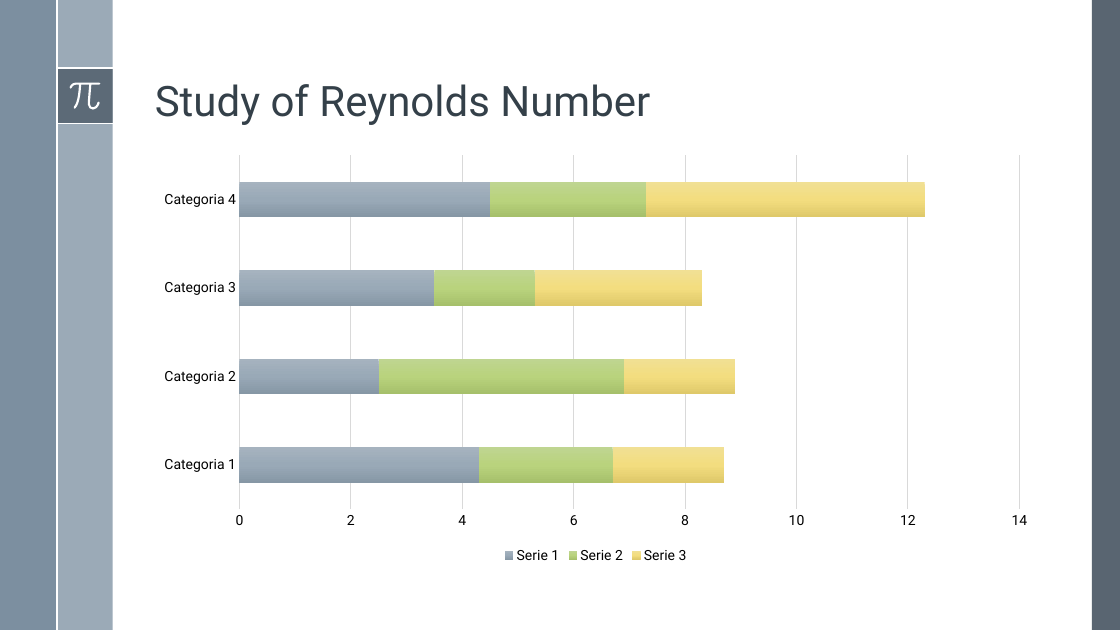
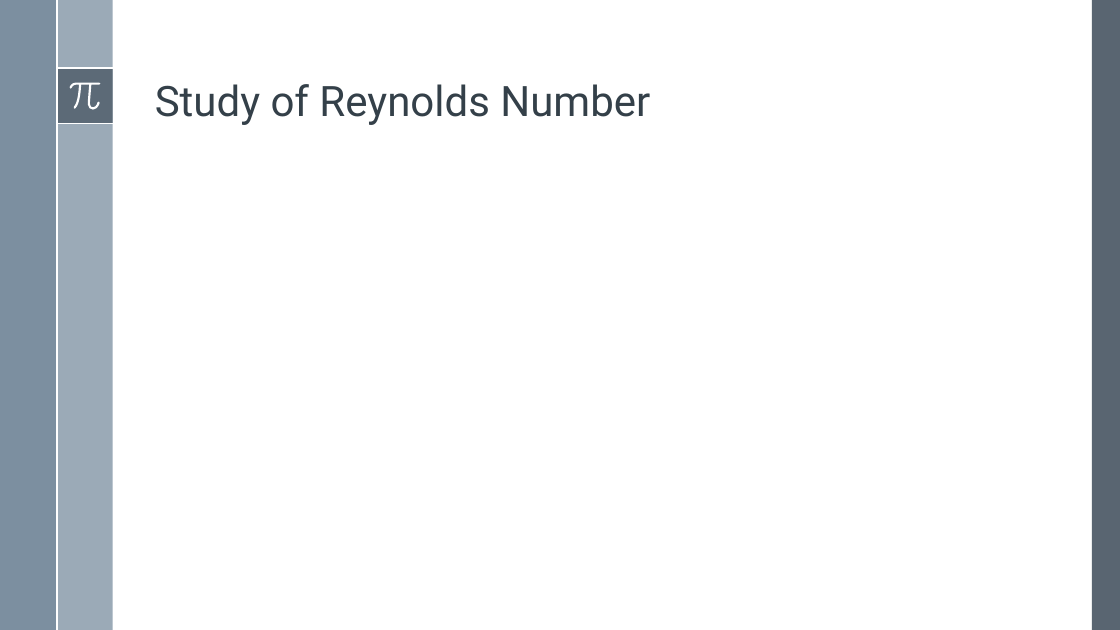
Before and after one commit to simone-fdr/navier-stokes, a slide deck: slide 15 of Presentatione_NMPDE_Navier_Stokes_temp.pptx (slide 7 before the commit). Drawn at 1120x630 pixels with LibreOffice and Linux fonts; fonts in the diff are those of the drawing. Boxes give left, top, right and bottom in pixels: in the first picture for what was removed or moved away, otherwise in the second. Text is boxed around its words. In the diff, an @@ line names an element or a change of style, - is before the commit and + after.

```diff
--- a/Presentatione_NMPDE_Navier_Stokes_temp.pptx
+++ b/Presentatione_NMPDE_Navier_Stokes_temp.pptx
@@ bar stacked chart removed at [146, 147, 1045, 567] @@
-categories: Categoria 1, Categoria 2, Categoria 3, Categoria 4
-Serie 1: 4.3, 2.5, 3.5, 4.5
-Serie 2: 2.4, 4.4, 1.8, 2.8
-Serie 3: 2, 2, 3, 5
```
Also in this commit, not shown: 2 other slides changed, 12 slides added, 3 slides removed.
